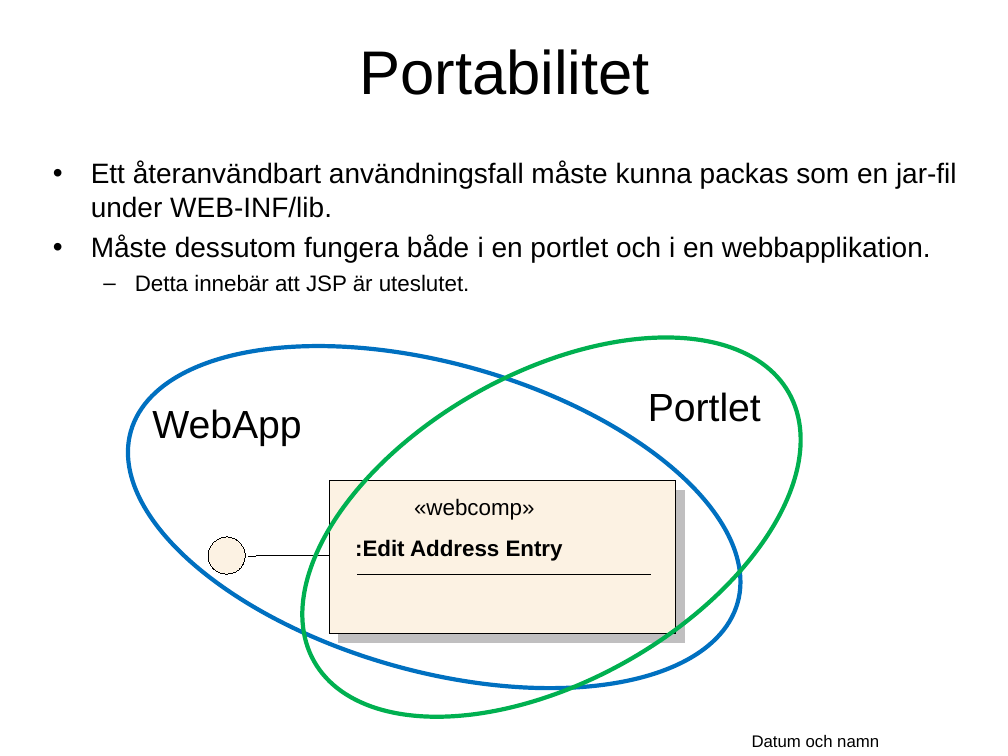
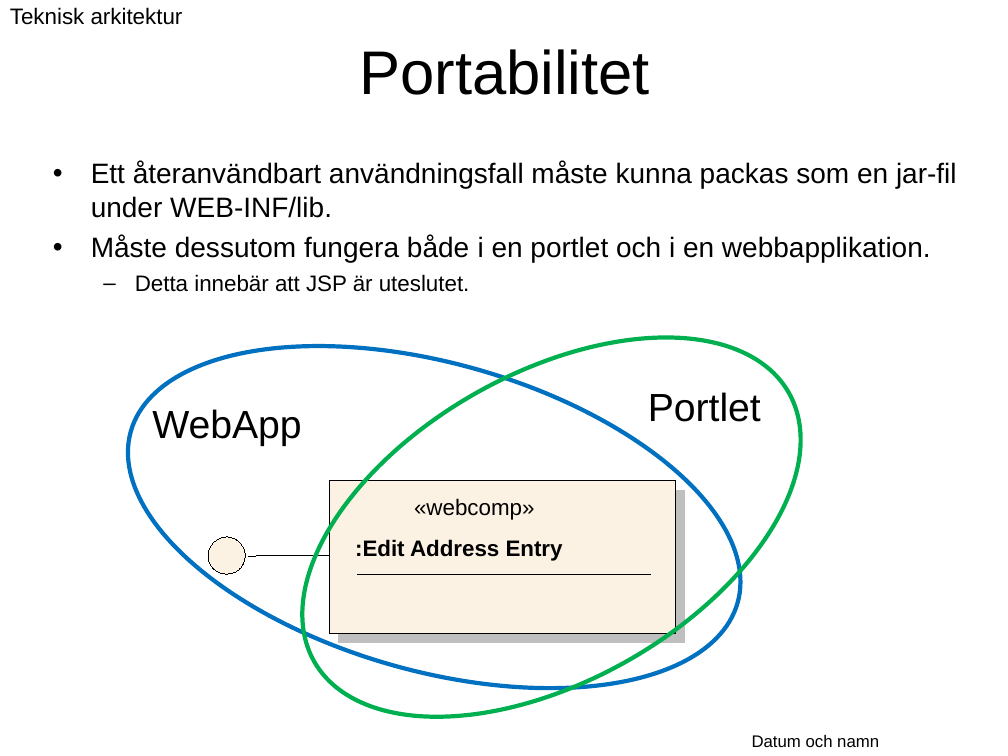
Before and after one commit to Vastra-Gotalandsregionen/oppna-program-hsatools, a slide deck: slide 45 of reference-architecture/Introduktion/Referensarkitektur_oversikt.ppt. Drawn at 1008x756 pixels with LibreOffice and Linux fonts; fonts in the diff are those of the drawing; background and template pictures are left out. Boxes give left, top, right and bottom in pixels: in the first picture for what was removed or moved away, otherwise in the second. Text is boxed around its words. In the diff, an @@ line names an element or a change of style, - is before the commit and + after.

```diff
--- a/reference-architecture/Introduktion/Referensarkitektur_oversikt.ppt
+++ b/reference-architecture/Introduktion/Referensarkitektur_oversikt.ppt
@@ text added at [10, 7, 183, 25], 16 pt, text #000000 @@
+Teknisk arkitektur
```
Also in this commit, not shown: 21 other slides changed.
